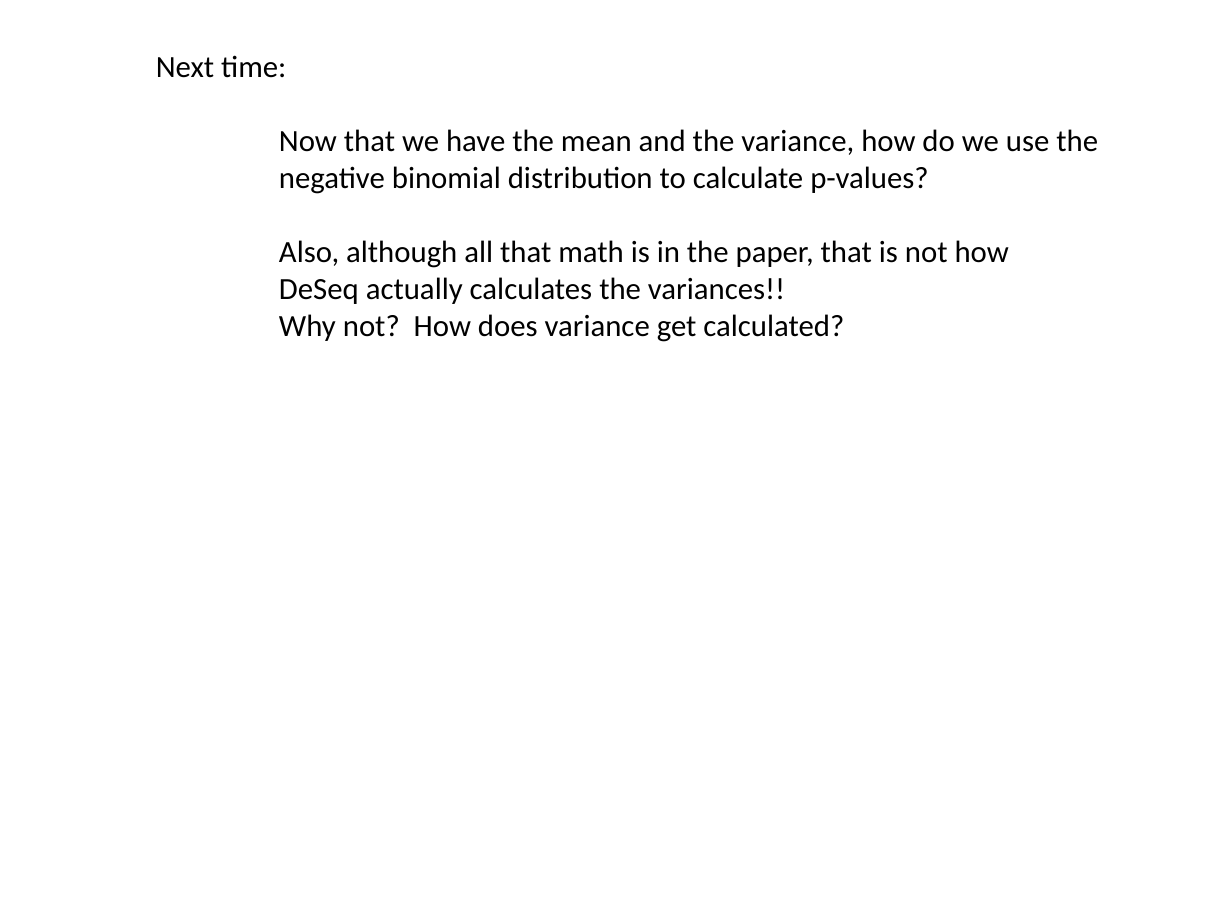
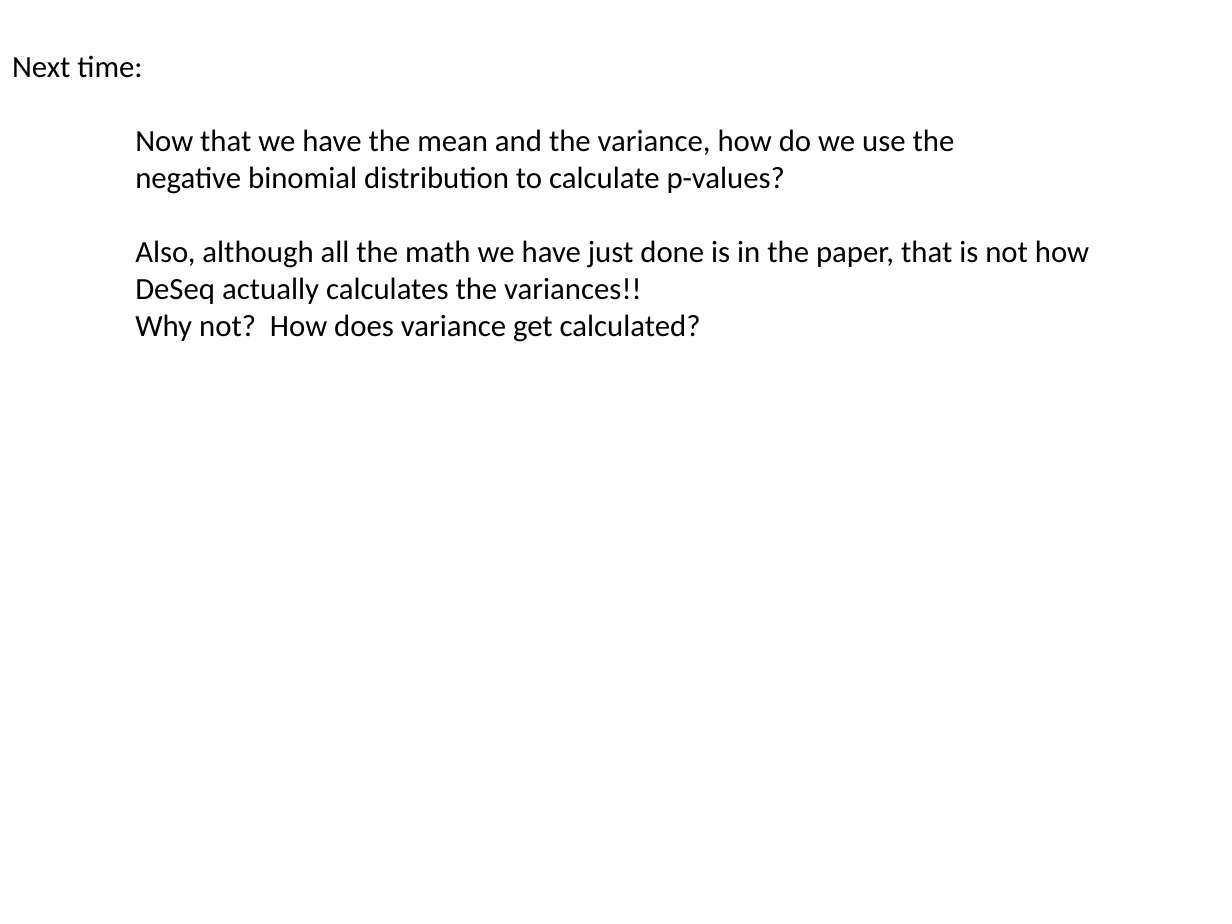
Before and after one commit to afodor/afodor.github.io, a slide deck: slide 36 of classes/stats2015/Lecture10.pptx (slide 30 before the commit). Drawn at 1232x924 pixels with LibreOffice and Linux fonts; fonts in the diff are those of the drawing. Boxes give left, top, right and bottom in pixels: in the first picture for what was removed or moved away, otherwise in the second. Text is boxed around its words. In the diff, an @@ line names an element or a change of style, - is before the commit and + after.

```diff
--- a/classes/stats2015/Lecture10.pptx
+++ b/classes/stats2015/Lecture10.pptx
@@ text "Next time:": place and size @@
-text "Next time:" at (156, 55, 1098, 342)
+text "Next time:" at (12, 55, 1089, 342)
@@ text at (135, 240, 1089, 268): text changed @@
-Also, although all that math is in the paper, that is not how
+Also, although all the math we have just done is in the paper, that is not how
```
Also in this commit, not shown: 1 other slide changed, 6 slides added, 1 other file.
